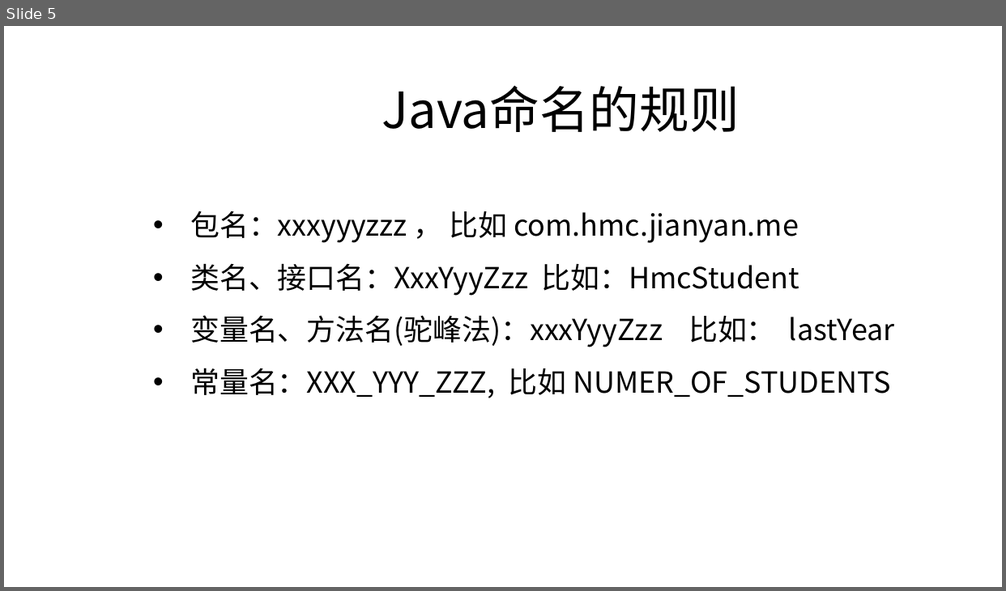
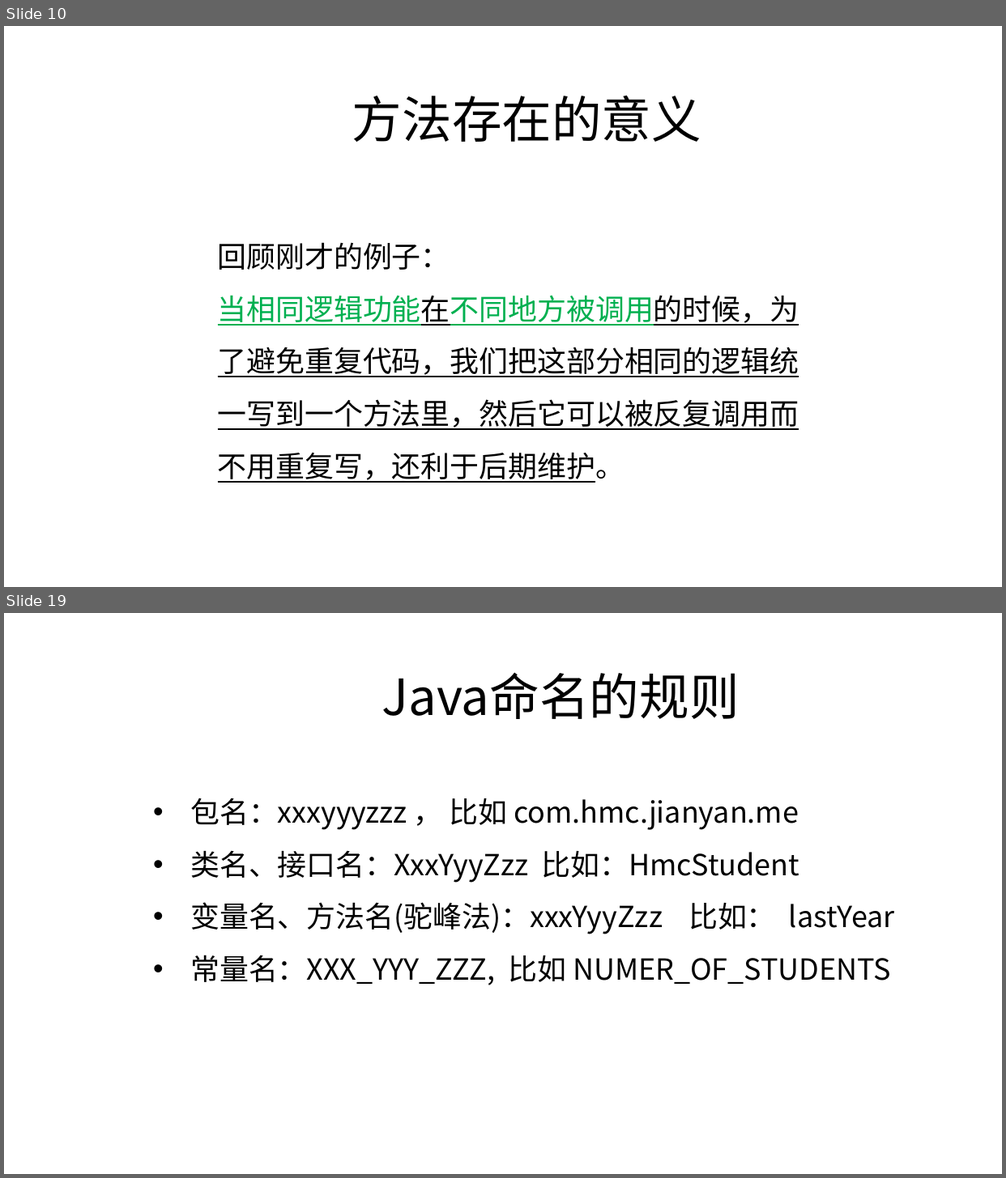
Before and after one commit to zjyesir/hmc_java_1, a slide deck: ppt/2.3 方法.pptx. Shown one above the other, each under a label of ours: slide 5 before the commit, slides 10 and 19 after it; the slides between them are not shown. The pictures are 1006x591 and 1006x1178 pixels, drawn with LibreOffice and Linux fonts; fonts in the diff are those of the drawing; background and template pictures are left out. Boxes give left, top, right and bottom in pixels: in the first picture for what was removed or moved away, otherwise in the second. Text is boxed around its words. In the diff, an @@ line names an element or a change of style, - is before the commit and + after.

```diff
--- a/ppt/2.3 方法.pptx
+++ b/ppt/2.3 方法.pptx
@@ slide 10 added at [4,26,1002,587], background picture (left out) @@
@@ text added at [352,95,701,142], 48 pt, text #000000 @@
+方法存在的意义
@@ text added at [218,242,799,483], 28 pt, text #000000, underline @@
+回顾刚才的例子：
+当相同逻辑功能在不同地方被调用的时候，为了避免重复代码，我们把这部分相同的逻辑统一写到一个方法里，然后它可以被反复调用而不用重复写，还利于后期维护。
@@ what was slide 5 is now slide 19 @@
```
Also in this commit, not shown: 3 slides changed, 14 other slides added, 1 slide removed, 1 other file.
